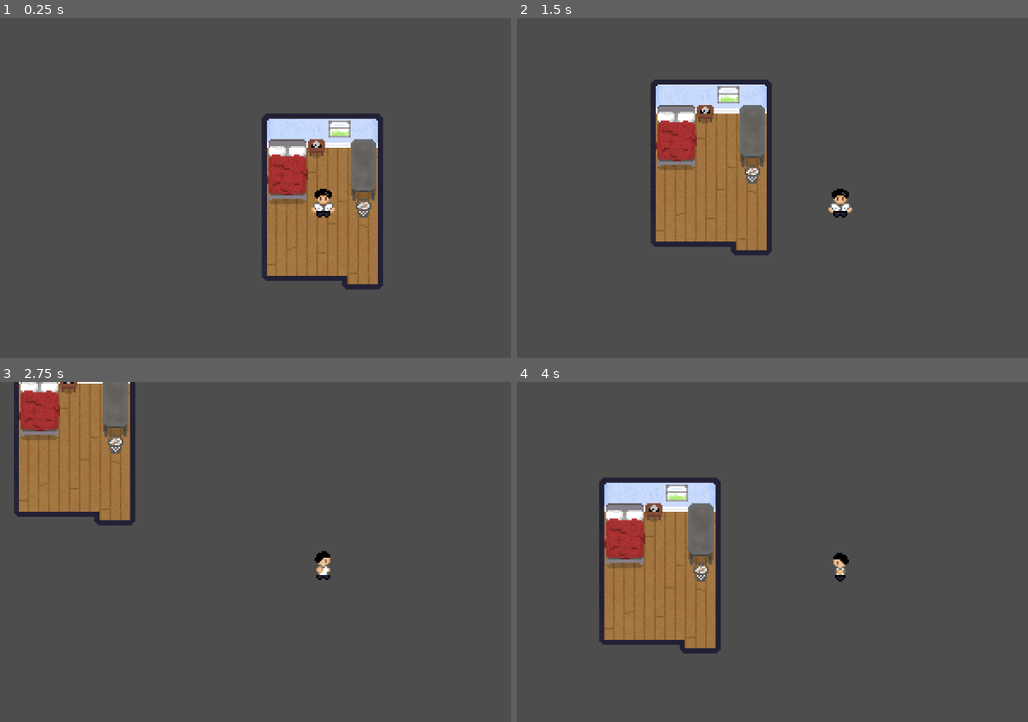
Above: before the commit, frames 1-4 (two rows, left to right).
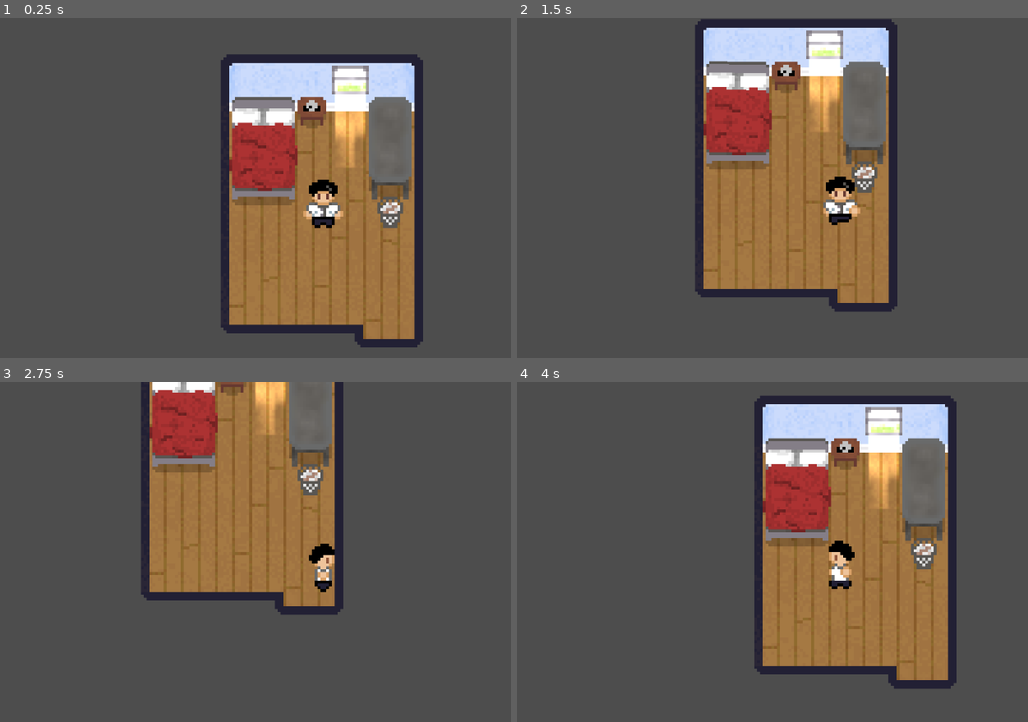
Above: after the commit, the same moments.

Repository: WingNut17/small-dirty-goblin
Game: Godot game, scene res://scenes/world.tscn
Two runs of this game, one before a commit and one after it. Both use one fixed random seed, a clock stepped at 60 frames per second and the inputs below.
Inputs:
- Up to frame 1 (0.25 s): no input
- Up to frame 2 (1.5 s): tap Enter at 0.5 s; hold D (right) 0.53-1.28 s; hold Shift (shift, bound only after the commit) 0.53-1.28 s; hold S (down) from 1.28 s (still down); tap Shift (shift, bound only after the commit) at 1.35 s
- Up to frame 3 (2.75 s): release S (down) at 2.03 s; hold D (right) from 2.03 s (still down); hold Shift (shift, bound only after the commit) from 2.03 s (still down)
- Up to frame 4 (4 s): release D (right) at 2.78 s; release Shift (shift, bound only after the commit) at 2.78 s; hold Up (up) 2.78-3.53 s; tap Shift (shift, bound only after the commit) at 2.85 s; hold A (left) from 3.53 s (still down); hold Shift (shift, bound only after the commit) from 3.53 s (still down)

The runs differ from the first frame. In frame 1, 26% of the frame differs, in the area x 43-83%, y 10-97%; in frame 2, 33%; in frame 3, 34%; in frame 4, 43%, in the area x 16-87%, y 4-91%.

Commit message:
character

Diff:
--- a/project.godot
+++ b/project.godot
@@ -45,6 +45,11 @@
 "events": [Object(InputEventKey,"resource_local_to_scene":false,"resource_name":"","device":-1,"window_id":0,"alt_pressed":false,"shift_pressed":false,"ctrl_pressed":false,"meta_pressed":false,"pressed":false,"keycode":0,"physical_keycode":69,"key_label":0,"unicode":101,"echo":false,"script":null)
 ]
 }
+shift={
+"deadzone": 0.5,
+"events": [Object(InputEventKey,"resource_local_to_scene":false,"resource_name":"","device":-1,"window_id":0,"alt_pressed":false,"shift_pressed":false,"ctrl_pressed":false,"meta_pressed":false,"pressed":false,"keycode":0,"physical_keycode":4194325,"key_label":0,"unicode":0,"echo":false,"script":null)
+]
+}
 
 [rendering]
 
--- /dev/null
+++ b/scenes/Room.gd
@@ -0,0 +1,5 @@
+extends StaticBody2D
+
+func _on_area_2d_body_entered(body):
+	get_tree().change_scene_to_file("res://scenes/next_room.tscn")
+	print()
--- a/scenes/characters/Player.tscn
+++ b/scenes/characters/Player.tscn
@@ -35,13 +35,13 @@
 atlas = ExtResource("1_ddcwm")
 region = Rect2(80, 0, 16, 18)
 
+[sub_resource type="AtlasTexture" id="AtlasTexture_xsqn2"]
+atlas = ExtResource("1_ddcwm")
+region = Rect2(0, 0, 16, 18)
+
 [sub_resource type="AtlasTexture" id="AtlasTexture_e284n"]
 atlas = ExtResource("1_ddcwm")
 region = Rect2(16, 0, 16, 18)
-
-[sub_resource type="AtlasTexture" id="AtlasTexture_xsqn2"]
-atlas = ExtResource("1_ddcwm")
-region = Rect2(0, 0, 16, 18)
 
 [sub_resource type="AtlasTexture" id="AtlasTexture_7w5v5"]
 atlas = ExtResource("1_ddcwm")
@@ -92,9 +92,6 @@
 }, {
 "frames": [{
 "duration": 1.0,
-"texture": SubResource("AtlasTexture_m53vn")
-}, {
-"duration": 1.0,
 "texture": SubResource("AtlasTexture_tthmh")
 }, {
 "duration": 1.0,
@@ -102,15 +99,15 @@
 }, {
 "duration": 1.0,
 "texture": SubResource("AtlasTexture_jfl4o")
+}, {
+"duration": 1.0,
+"texture": SubResource("AtlasTexture_m53vn")
 }],
 "loop": true,
 "name": &"run_back",
 "speed": 5.0
 }, {
 "frames": [{
-"duration": 1.0,
-"texture": SubResource("AtlasTexture_e284n")
-}, {
 "duration": 1.0,
 "texture": SubResource("AtlasTexture_xsqn2")
 }, {
@@ -119,15 +116,15 @@
 }, {
 "duration": 1.0,
 "texture": SubResource("AtlasTexture_7w5v5")
+}, {
+"duration": 1.0,
+"texture": SubResource("AtlasTexture_e284n")
 }],
 "loop": true,
 "name": &"run_forward",
 "speed": 5.0
 }, {
 "frames": [{
-"duration": 1.0,
-"texture": SubResource("AtlasTexture_miaf1")
-}, {
 "duration": 1.0,
 "texture": SubResource("AtlasTexture_pq0md")
 }, {
@@ -136,24 +133,35 @@
 }, {
 "duration": 1.0,
 "texture": SubResource("AtlasTexture_phpst")
+}, {
+"duration": 1.0,
+"texture": SubResource("AtlasTexture_miaf1")
 }],
 "loop": true,
 "name": &"run_side",
 "speed": 5.0
 }]
 
-[sub_resource type="CapsuleShape2D" id="CapsuleShape2D_wdv6i"]
-radius = 4.0
-height = 8.0
+[sub_resource type="RectangleShape2D" id="RectangleShape2D_45wuk"]
+size = Vector2(8, 8)
+
+[sub_resource type="RectangleShape2D" id="RectangleShape2D_dcgs7"]
 
 [node name="Player" type="CharacterBody2D"]
 script = ExtResource("1_x4ulb")
 
 [node name="AnimatedSprite2D" type="AnimatedSprite2D" parent="."]
 sprite_frames = SubResource("SpriteFrames_esaby")
-animation = &"idle_back"
+animation = &"run_side"
 autoplay = "idle"
 
 [node name="CollisionShape2D" type="CollisionShape2D" parent="."]
 position = Vector2(0, 5)
-shape = SubResource("CapsuleShape2D_wdv6i")
+shape = SubResource("RectangleShape2D_45wuk")
+
+[node name="Interact" type="Area2D" parent="."]
+visible = false
+
+[node name="InteractArea" type="CollisionShape2D" parent="Interact"]
+scale = Vector2(1.1, 1.1)
+shape = SubResource("RectangleShape2D_dcgs7")
--- /dev/null
+++ b/scenes/next_room.tscn
@@ -0,0 +1,3 @@
+[gd_scene format=3 uid="uid://dxen75vtfq88g"]
+
+[node name="Next room" type="Node2D"]
--- a/scenes/world.tscn
+++ b/scenes/world.tscn
@@ -1,14 +1,61 @@
-[gd_scene load_steps=3 format=3 uid="uid://bvt640njweppt"]
+[gd_scene load_steps=9 format=3 uid="uid://bvt640njweppt"]
 
 [ext_resource type="PackedScene" uid="uid://dhpb4alqh5mvi" path="res://scenes/characters/Player.tscn" id="1_300d4"]
+[ext_resource type="Script" path="res://scenes/Room.gd" id="1_irq1q"]
 [ext_resource type="Texture2D" uid="uid://cbfo2tvyla5mv" path="res://assets/sprites/other/bedroom.png" id="1_tbkvj"]
+
+[sub_resource type="Gradient" id="Gradient_gd20k"]
+offsets = PackedFloat32Array(0.344156, 1)
+
+[sub_resource type="FastNoiseLite" id="FastNoiseLite_rh4il"]
+
+[sub_resource type="NoiseTexture2D" id="NoiseTexture2D_b7c3r"]
+width = 11
+height = 37
+in_3d_space = true
+seamless = true
+seamless_blend_skirt = 0.357
+color_ramp = SubResource("Gradient_gd20k")
+noise = SubResource("FastNoiseLite_rh4il")
+
+[sub_resource type="RectangleShape2D" id="RectangleShape2D_d4mpk"]
+size = Vector2(16, 4)
+
+[sub_resource type="Environment" id="Environment_35jna"]
+background_mode = 1
 
 [node name="World" type="Node2D"]
 
-[node name="Bedroom" type="Sprite2D" parent="."]
+[node name="Room" type="StaticBody2D" parent="."]
+script = ExtResource("1_irq1q")
+
+[node name="Bedroom" type="Sprite2D" parent="Room"]
 texture = ExtResource("1_tbkvj")
+
+[node name="CollisionPolygon2D" type="CollisionPolygon2D" parent="Room"]
+visible = false
+polygon = PackedVector2Array(16, -32, 1, -32, 1, -27, -10, -27, -10, -1, -33, -1, -33, 43, 14, 43, 14, 48, 32, 48, 32, 9, 19, 9, 19, -1, 16, -1, 16, -31, 39, -31, 39, 53, -38, 53, -38, -53, 40, -53, 40, -31, 16, -31)
+
+[node name="PointLight2D" type="PointLight2D" parent="Room"]
+position = Vector2(9.5, -29.5)
+scale = Vector2(1, 0.945946)
+shadow_enabled = true
+texture = SubResource("NoiseTexture2D_b7c3r")
+
+[node name="Area2D" type="Area2D" parent="Room"]
+
+[node name="CollisionShape2D" type="CollisionShape2D" parent="Room/Area2D"]
+position = Vector2(23, 45)
+shape = SubResource("RectangleShape2D_d4mpk")
 
 [node name="Player" parent="." instance=ExtResource("1_300d4")]
 
 [node name="Camera2D" type="Camera2D" parent="Player"]
-zoom = Vector2(3, 3)
+zoom = Vector2(5, 5)
+
+[node name="WorldEnvironment" type="WorldEnvironment" parent="."]
+environment = SubResource("Environment_35jna")
+
+[connection signal="body_entered" from="Room/Area2D" to="Room" method="_on_area_2d_body_entered"]
+
+[editable path="Player"]
--- a/scripts/Player.gd
+++ b/scripts/Player.gd
@@ -3,14 +3,21 @@
 @onready var sprite = $AnimatedSprite2D
 
 # character speed
-const SPEED = 10.0
+const SPEED = 7.5
+const SPRINT_SPEED = 10.0
+
 var motion = Vector2()
 var last_direction = Vector2()
 var input_vector = Vector2()
+var sprinting = false
 
 func _physics_process(delta):
+	sprinting = false
 	# Get the left/right up/down input directions
 	input_vector = Vector2(Input.get_action_strength("right") - Input.get_action_strength("left"), Input.get_action_strength("down") - Input.get_action_strength("up"))
+
+	if Input.is_action_pressed("shift"):
+		sprinting = true
 
 	# if theyre going diagonally, normalize
 	if input_vector.length() > 1:
@@ -20,8 +27,12 @@
 	motion = input_vector * SPEED
 
 	if input_vector:
-		velocity.x = motion[0] * SPEED
-		velocity.y = motion[1] * SPEED
+		if sprinting:
+			velocity.x = motion[0] * SPRINT_SPEED
+			velocity.y = motion[1] * SPRINT_SPEED
+		else:
+			velocity.x = motion[0] * SPEED
+			velocity.y = motion[1] * SPEED
 		last_direction = input_vector
 	else:
 		velocity.x = move_toward(motion[0], 0, SPEED)
Not shown: 1 places in scenes/characters/Player.tscn that only renumber resources
